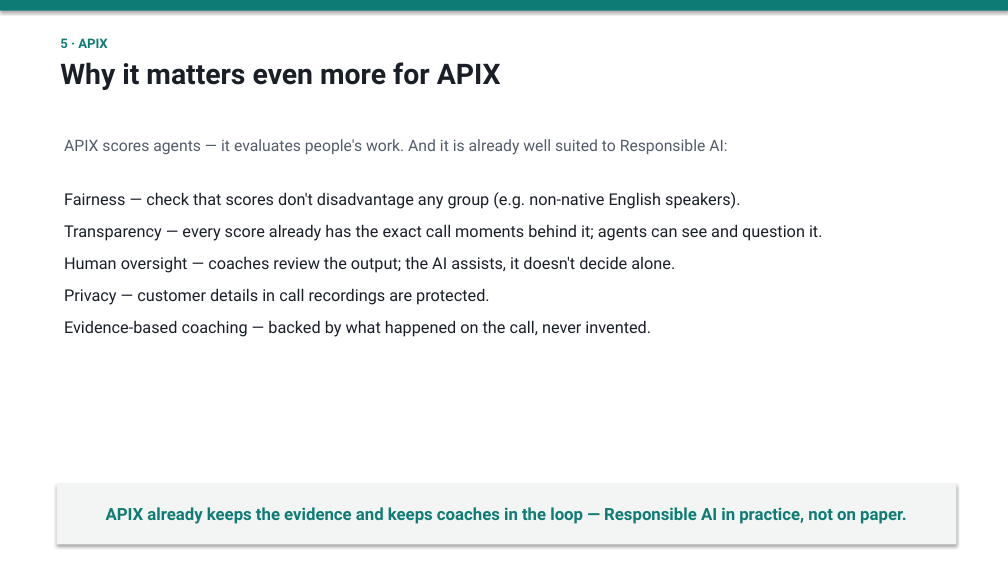
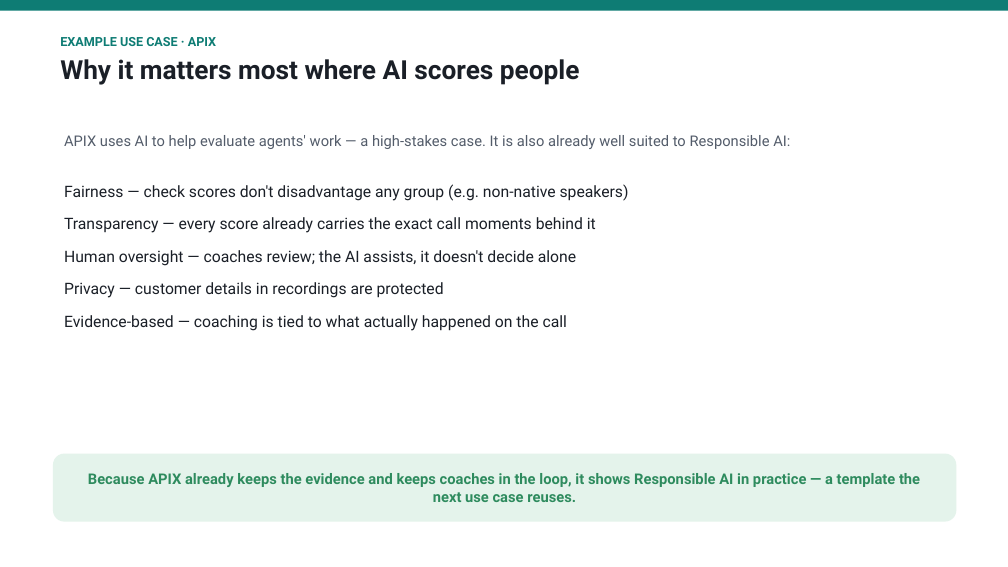
Before and after one commit to shyamanugu/LLMOps, a slide deck: slide 6 of usecases/ai_pipeline 2/docs/Responsible_AI_for_APIX.pptx. Drawn at 1008x567 pixels with LibreOffice and Linux fonts; fonts in the diff are those of the drawing. Boxes give left, top, right and bottom in pixels: in the first picture for what was removed or moved away, otherwise in the second. Text is boxed around its words. In the diff, an @@ line names an element or a change of style, - is before the commit and + after.

```diff
--- a/usecases/ai_pipeline 2/docs/Responsible_AI_for_APIX.pptx
+++ b/usecases/ai_pipeline 2/docs/Responsible_AI_for_APIX.pptx
@@ rectangle at bbox=[0, 0, 1008, 11]: shadow off @@
@@ text at bbox=[60, 37, 580, 85]: text changed; size 27 to 25 pt @@
-5 · APIX
-Why it matters even more for APIX
+EXAMPLE USE CASE · APIX
+Why it matters most where AI scores people
@@ text at bbox=[64, 135, 790, 149]: text changed; size 15 to 14 pt @@
-APIX scores agents — it evaluates people's work. And it is already well suited to Responsible AI:
+APIX uses AI to help evaluate agents' work — a high-stakes case. It is also already well suited to Responsible AI:
@@ text at bbox=[64, 184, 629, 331]: text changed; size 15.5 to 15 pt @@
-Fairness — check that scores don't disadvantage any group (e.g. non-native English speakers).
-Transparency — every score already has the exact call moments behind it; agents can see and question it.
-Human oversight — coaches review the output; the AI assists, it doesn't decide alone.
-Privacy — customer details in call recordings are protected.
-Evidence-based coaching — backed by what happened on the call, never invented.
+Fairness — check scores don't disadvantage any group (e.g. non-native speakers)
+Transparency — every score already carries the exact call moments behind it
+Human oversight — coaches review; the AI assists, it doesn't decide alone
+Privacy — customer details in recordings are protected
+Evidence-based — coaching is tied to what actually happened on the call
@@ rounded rectangle "Because APIX already keeps the ...": place and size @@
-rounded rectangle "Because APIX already keeps the ..." at bbox=[57, 484, 957, 544]
+rounded rectangle "Because APIX already keeps the ..." at bbox=[53, 454, 957, 522]
@@ rounded rectangle "Because APIX already keeps the ..." at bbox=[53, 454, 957, 522]: rectangle to rounded rectangle; fill #F2F5F4 to #E4F3EB; shadow off @@
@@ text in rounded rectangle at bbox=[88, 473, 920, 502]: text changed; size 16 to 14 pt; text colour #0E7C74 to #2E8B5E @@
-APIX already keeps the evidence and keeps coaches in the loop — Responsible AI in practice, not on paper.
+Because APIX already keeps the evidence and keeps coaches in the loop, it shows Responsible AI in practice — a template the next use case reuses.
```
Also in this commit, not shown: 3 other slides changed, 4 slides added, 4 slides removed.
